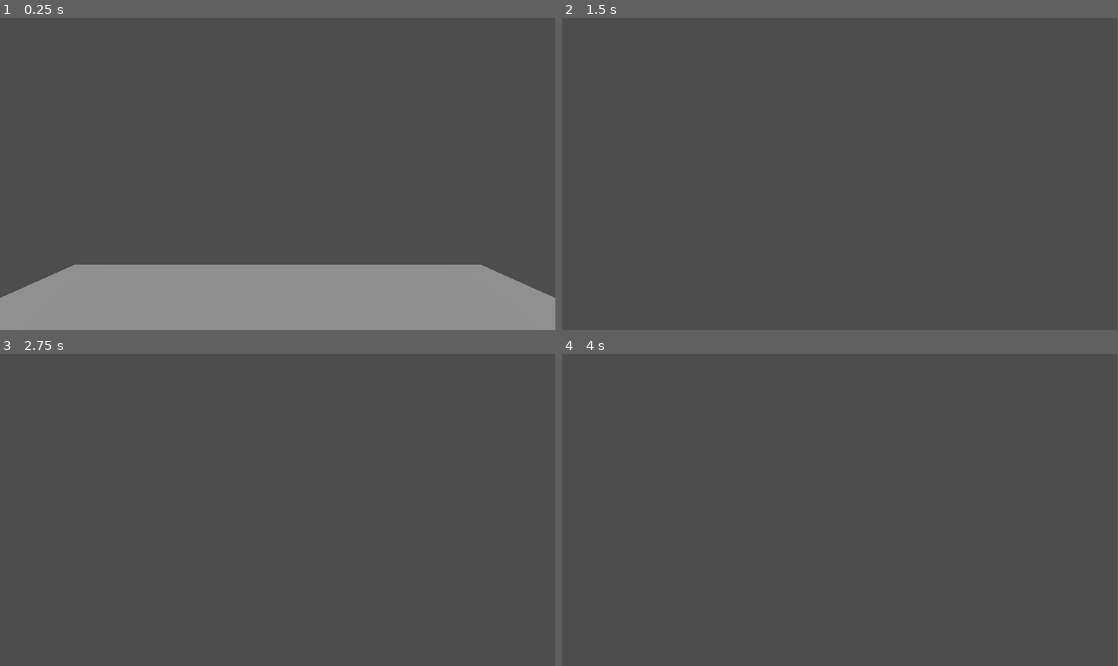
Above: before the commit, frames 1-4 (two rows, left to right).
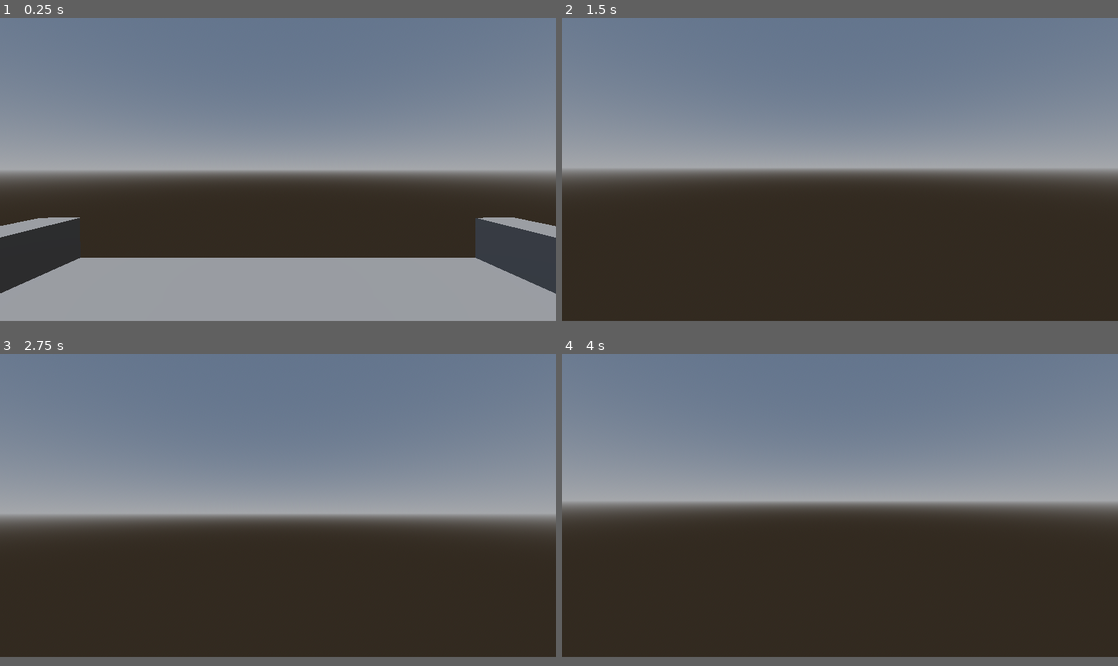
Above: after the commit, the same moments.

Repository: SamHe02/dungeon-crawler-game
Game: Godot game, scene res://scenes/tutorial.tscn
Two runs of this game, one before a commit and one after it. Both use one fixed random seed, a clock stepped at 60 frames per second and the inputs below. This scene is started directly instead of the project's main scene.
Inputs (mouse positions are in pixels of both pictures, inside the frame that each line leads up to):
- Up to frame 1 (0.25 s): no input
- Up to frame 2 (1.5 s): tap Enter at 0.5 s; move the mouse to (867, 174) at 0.52 s; hold W from 0.53 s (still down); tap Space at 0.6, 0.77, 1.07, 1.25, 1.35 s; move the mouse to (812, 174) at 1.27 s
- Up to frame 3 (2.75 s): keep holding W; tap Space at 1.52, 1.82, 2.1 s; tap Enter at 2 s; move the mouse to (289, 503) at 2.02 s
- Up to frame 4 (4 s): keep holding W; tap Space at 2.75, 2.85, 3.02, 3.32, 3.6, 3.77 s; move the mouse to (834, 516) at 2.77 s; tap Enter at 3.5 s; move the mouse to (878, 513) at 3.52 s
The window is 799x449 before the commit and 800x436 after it. Grey fills any space a smaller window leaves; there, only what the larger window draws over its background counts as a difference.

The runs differ from the first frame. In frame 1, 75% of the frame differs, in the area x 0-100%, y 0-90%; in frame 2, 94%; in frame 3, 94%; in frame 4, 94%, in the area x 0-100%, y 0-98%.

Commit message:
jump and air strafe basics

Diff:
--- a/actors/player.gd
+++ b/actors/player.gd
@@ -3,25 +3,26 @@
 @onready var pivot: Node3D = $Pivot
 @onready var camera_3d: Camera3D = $Pivot/Camera3D
 
-@onready var sensitivity: float = 0.002
+@onready var sensitivity: float = PLAYER_CONSTANTS.SENSITIVITY
 @onready var pitch: float = 0.0
+var direction: Vector3 = Vector3.ZERO
 
 # Called when the node enters the scene tree for the first time.
 func _ready() -> void:
 	movement_input.direction_changed.connect(move_character)
+	movement_input.jump.connect(jump)
+	movement_input.velocity = PLAYER_CONSTANTS.JUMP_VELOCITY
 	pass # Replace with function body.
 
-func _input(event):
+func _input(event) -> void:
 	if event is InputEventMouseMotion and Input.get_mouse_mode() == Input.MOUSE_MODE_CAPTURED:
 		rotate_y(-event.relative.x * sensitivity)
 		pitch -= event.relative.y * sensitivity
 		pitch = clamp(pitch, deg_to_rad(-80), deg_to_rad(80))
 		pivot.rotation.x = pitch
 
-func move_character(dir):
+func move_character(dir) -> void:
 	var input_dir = dir
-	var direction = Vector3.ZERO
-
 	if input_dir.length() > 0:
 		var basis = camera_3d.global_transform.basis
 		var forward = -basis.z
@@ -30,9 +31,25 @@
 		direction = (right * input_dir.x - forward * input_dir.z)
 		direction.y = 0
 		direction = direction.normalized()
-	velocity.x = direction.x * 10
-	velocity.z = direction.z * 10
+	else:
+		direction = Vector3.ZERO
+
+func apply_acceleration(delta) -> void:
+	var accel = PLAYER_CONSTANTS.GROUND_ACCEL if is_on_floor() else PLAYER_CONSTANTS.AIR_ACCEL
+	var target_velocity = direction * PLAYER_CONSTANTS.SPEED
+	var horizontal = velocity
+	horizontal.y = 0
+	horizontal = horizontal.move_toward(target_velocity, accel * delta)
+	velocity.x = horizontal.x
+	velocity.z = horizontal.z
+
+func jump(jump_velocity) -> void:
+	if is_on_floor():
+		velocity.y = jump_velocity
 
 # Called every frame. 'delta' is the elapsed time since the previous frame.
 func _physics_process(delta: float) -> void:
+	if not is_on_floor():
+		velocity.y -= Move_Constants.GRAVITY * delta
+	apply_acceleration(delta)
 	move_and_slide()
--- a/actors/player.tscn
+++ b/actors/player.tscn
@@ -3,6 +3,8 @@
 [ext_resource type="Script" uid="uid://ddt8sksgwp741" path="res://actors/player.gd" id="1_kjkj0"]
 [ext_resource type="PackedScene" uid="uid://dkbbgl0umylhf" path="res://common/inputs/controls_menu/controls_menu.tscn" id="3_1yqc4"]
 [ext_resource type="Script" uid="uid://4w5ewkqmovtw" path="res://common/movement/movement_input.gd" id="4_esgq3"]
+
+[sub_resource type="CapsuleShape3D" id="CapsuleShape3D_1yqc4"]
 
 [node name="Player" type="CharacterBody3D" unique_id=736949578]
 script = ExtResource("1_kjkj0")
@@ -18,3 +20,6 @@
 [node name="MovementInput" type="Node" parent="." unique_id=1561969970]
 script = ExtResource("4_esgq3")
 metadata/_custom_type_script = "uid://4w5ewkqmovtw"
+
+[node name="CollisionShape3D" type="CollisionShape3D" parent="." unique_id=1139053827]
+shape = SubResource("CapsuleShape3D_1yqc4")
--- a/common/inputs/constants.gd
+++ b/common/inputs/constants.gd
@@ -6,21 +6,25 @@
 	Actions.MOVE_BACKWARD: KEY_S,
 	Actions.MOVE_LEFT: KEY_A,
 	Actions.MOVE_RIGHT: KEY_D,
+	Actions.JUMP: KEY_SPACE,
 	Actions.OPEN_INPUT_MENU: KEY_ESCAPE
 }
-const PC_SECTION: String = "PC"
-const CONTROLS: String = "Controls"
-const CFG_FILE_PATH: String = "res://controls.cfg"
 
-const BTN_SPACING: int = 40
 enum Actions {
 	MOVE_FORWARD,
 	MOVE_BACKWARD,
 	MOVE_LEFT,
 	MOVE_RIGHT,
+	JUMP,
 	OPEN_INPUT_MENU,
 	NONE
 }
 
 static func action_to_string(action: Actions) -> String:
 	return Actions.keys()[action]
+
+const PC_SECTION: String = "PC"
+const CONTROLS: String = "Controls"
+const CFG_FILE_PATH: String = "res://controls.cfg"
+
+const BTN_SPACING: int = 40
--- a/common/movement/constants.gd
+++ b/common/movement/constants.gd
@@ -1,6 +1,4 @@
 extends Node
 class_name Move_Constants
 
-const gravity := 9.8
-const speed := 5.0
-const jump_velocity := 5.0
+const GRAVITY := 30
--- a/common/movement/movement_input.gd
+++ b/common/movement/movement_input.gd
@@ -4,14 +4,16 @@
 # Output signals
 signal direction_changed(direction)
 signal mouse_moved(mouse_pos)
+signal jump(velocity)
 
 # Global variables
 var direction: Vector3 = Vector3.ZERO
 var mouse_pos: Vector2 = Vector2.ZERO
+var velocity: float = 0.0
 var mouse_mode = Input.MOUSE_MODE_CAPTURED
 
 # outputs the signal for the input direction
-func get_movement_vector():
+func get_movement_vector() -> void:
 	var x = (
 		Input.get_action_strength(Input_Constants.action_to_string(Input_Constants.Actions.MOVE_RIGHT)) -
 		Input.get_action_strength(Input_Constants.action_to_string(Input_Constants.Actions.MOVE_LEFT))
@@ -23,13 +25,15 @@
 	direction = Vector3(x, 0, z).normalized()
 	emit_signal(direction_changed.get_name(), direction)
 
-# generic jump function for
-
+func get_jump_input() -> void:
+	if Input.is_action_just_pressed(Input_Constants.action_to_string(Input_Constants.Actions.JUMP)):
+		emit_signal(jump.get_name(), velocity)
 
 func _ready() -> void:
 	# FPS mode
 	mouse_pos = get_viewport().get_mouse_position() # Replace with function body.
 	Input.mouse_mode = Input.MOUSE_MODE_CAPTURED
 
-func _process(delta):
+func _input(event) -> void:
 	get_movement_vector()
+	get_jump_input()
--- a/controls.cfg
+++ b/controls.cfg
@@ -5,5 +5,6 @@
 1: 83,
 2: 65,
 3: 68,
-4: 4194305
+4: 32,
+5: 4194305
 })
--- a/project.godot
+++ b/project.godot
@@ -18,3 +18,10 @@
 run/main_scene="uid://lo8g4usebw7c"
 config/features=PackedStringArray("4.6", "Forward Plus")
 config/icon="res://icon.svg"
+
+[display]
+
+window/size/viewport_width=1980
+window/size/viewport_height=1080
+window/size/mode=3
+window/stretch/mode="viewport"
--- a/scenes/tutorial.tscn
+++ b/scenes/tutorial.tscn
@@ -2,13 +2,36 @@
 
 [ext_resource type="PackedScene" uid="uid://cy26gqwuxo2jh" path="res://actors/player.tscn" id="1_c13y7"]
 
+[sub_resource type="ProceduralSkyMaterial" id="ProceduralSkyMaterial_c13y7"]
+
+[sub_resource type="Sky" id="Sky_8ho6b"]
+sky_material = SubResource("ProceduralSkyMaterial_c13y7")
+
+[sub_resource type="Environment" id="Environment_c13y7"]
+background_mode = 2
+sky = SubResource("Sky_8ho6b")
+
 [node name="Tutorial" type="Node3D" unique_id=1152123012]
 
 [node name="CSGBox3D" type="CSGBox3D" parent="." unique_id=2047903295]
+use_collision = true
 size = Vector3(10, 1, 10)
 
 [node name="Player" parent="." unique_id=1473385480 instance=ExtResource("1_c13y7")]
-transform = Transform3D(1, 0, 0, 0, 1, 0, 0, 0, 1, 0, 1.5, 0)
+transform = Transform3D(1, 0, 0, 0, 1, 0, 0, 0, 1, 0, 1.7081621, 0)
 
 [node name="DirectionalLight3D" type="DirectionalLight3D" parent="." unique_id=1841305057]
 transform = Transform3D(1, 0, 0, 0, 0.3451345, 0.9385532, 0, -0.9385532, 0.3451345, 0, 2.8017473, 0)
+
+[node name="WorldEnvironment" type="WorldEnvironment" parent="." unique_id=1879481192]
+environment = SubResource("Environment_c13y7")
+
+[node name="CSGBox3D2" type="CSGBox3D" parent="." unique_id=169161698]
+transform = Transform3D(0.99999857, -0.0011069803, 0.001259487, 0.001109744, 0.99999696, -0.0021885335, -0.0012570525, 0.0021899329, 0.9999968, 5.5, 0.5, 0)
+use_collision = true
+size = Vector3(1, 2, 10)
+
+[node name="CSGBox3D3" type="CSGBox3D" parent="." unique_id=508540147]
+transform = Transform3D(0.99999857, -0.0011069803, 0.001259487, 0.001109744, 0.99999696, -0.0021885335, -0.0012570525, 0.0021899329, 0.9999968, -5.5, 0.5, 0)
+use_collision = true
+size = Vector3(1, 2, 10)
--- /dev/null
+++ b/utils/player_consts.gd
@@ -0,0 +1,10 @@
+extends Node
+class_name PLAYER_CONSTANTS
+
+const SPEED = 10.0
+const GROUND_ACCEL = 100
+const JUMP_VELOCITY = 10
+const AIR_ACCEL = 50
+
+#TODO: Expose sensitivity as an adjustable and savable parameter on the UI
+const SENSITIVITY = 0.002
Not shown, added: utils/player_consts.gd.uid
Not shown, added: scenes/tutorial.tscn88357090694.tmp
